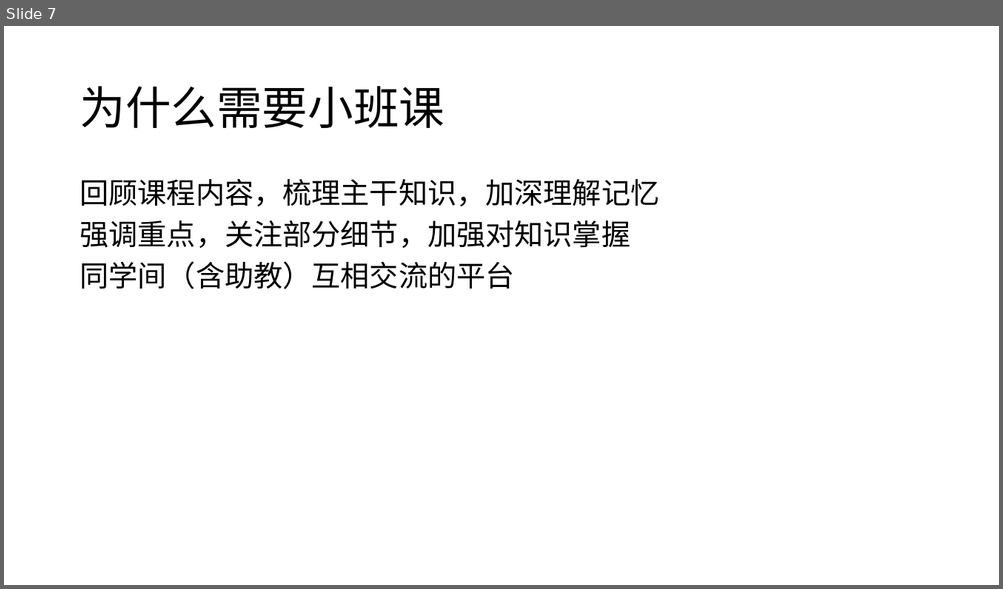
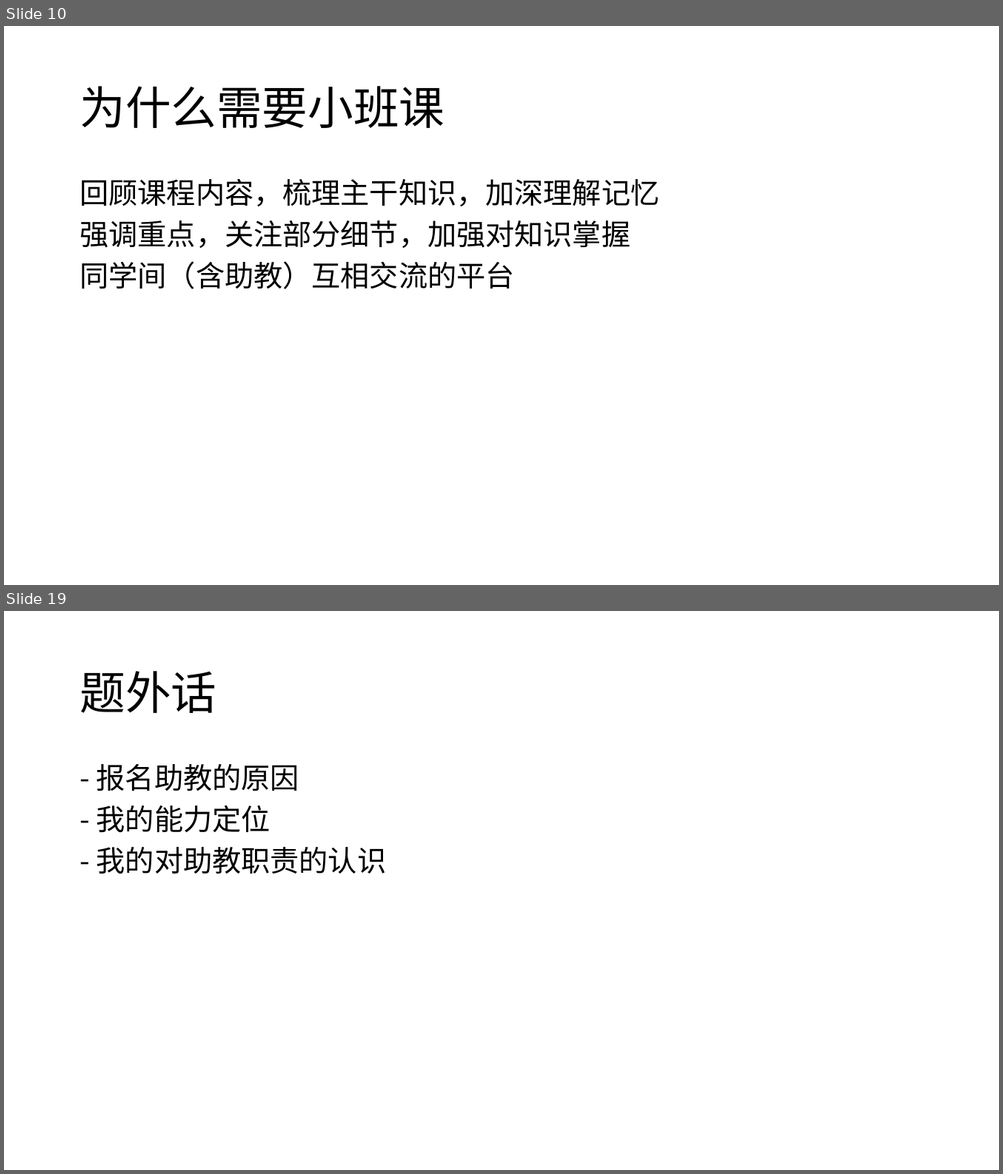
Before and after one commit to zsLiuZian/ics25, a slide deck: resource/seminar/Week1.pptx. Shown one above the other, each under a label of ours: slide 7 before the commit, slides 10 and 19 after it; the slides between them are not shown. The pictures are 1003x589 and 1003x1174 pixels, drawn with LibreOffice and Linux fonts; fonts in the diff are those of the drawing. Boxes give left, top, right and bottom in pixels: in the first picture for what was removed or moved away, otherwise in the second. Text is boxed around its words. In the diff, an @@ line names an element or a change of style, - is before the commit and + after.

```diff
--- a/resource/seminar/Week1.pptx
+++ b/resource/seminar/Week1.pptx
@@ slide 19 added at (x1=4, y1=611, x2=999, y2=1170), background #FFFFFF @@
@@ title added at (x1=79, y1=671, x2=216, y2=713), 44 pt, text #000000 @@
+题外话
@@ text added at (x1=96, y1=764, x2=386, y2=874), 28 pt, text #000000 @@
+- 报名助教的原因
+- 我的能力定位
+- 我的对助教职责的认识
@@ what was slide 7 is now slide 10 @@
```
Also in this commit, not shown: 9 slides changed, 32 other slides added, 4 other files.
